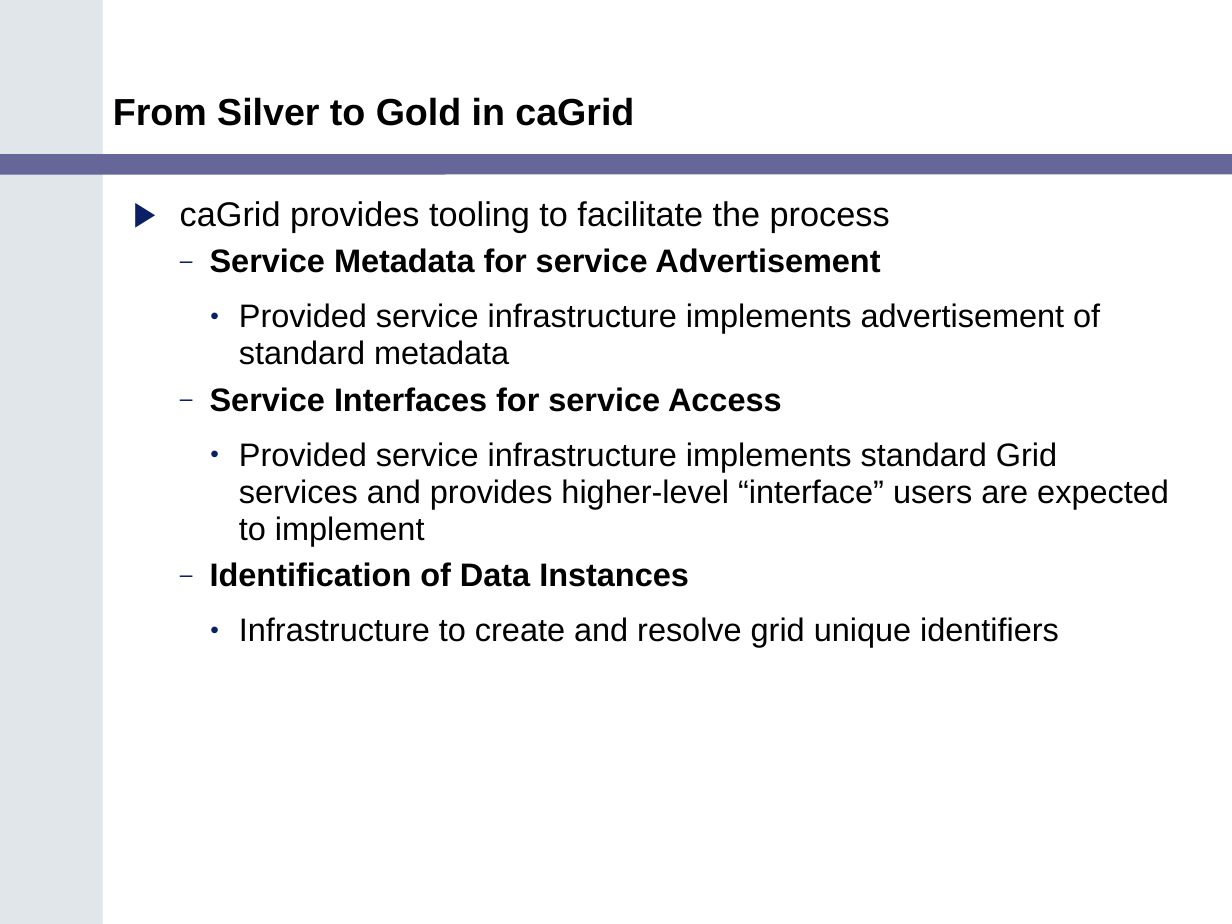
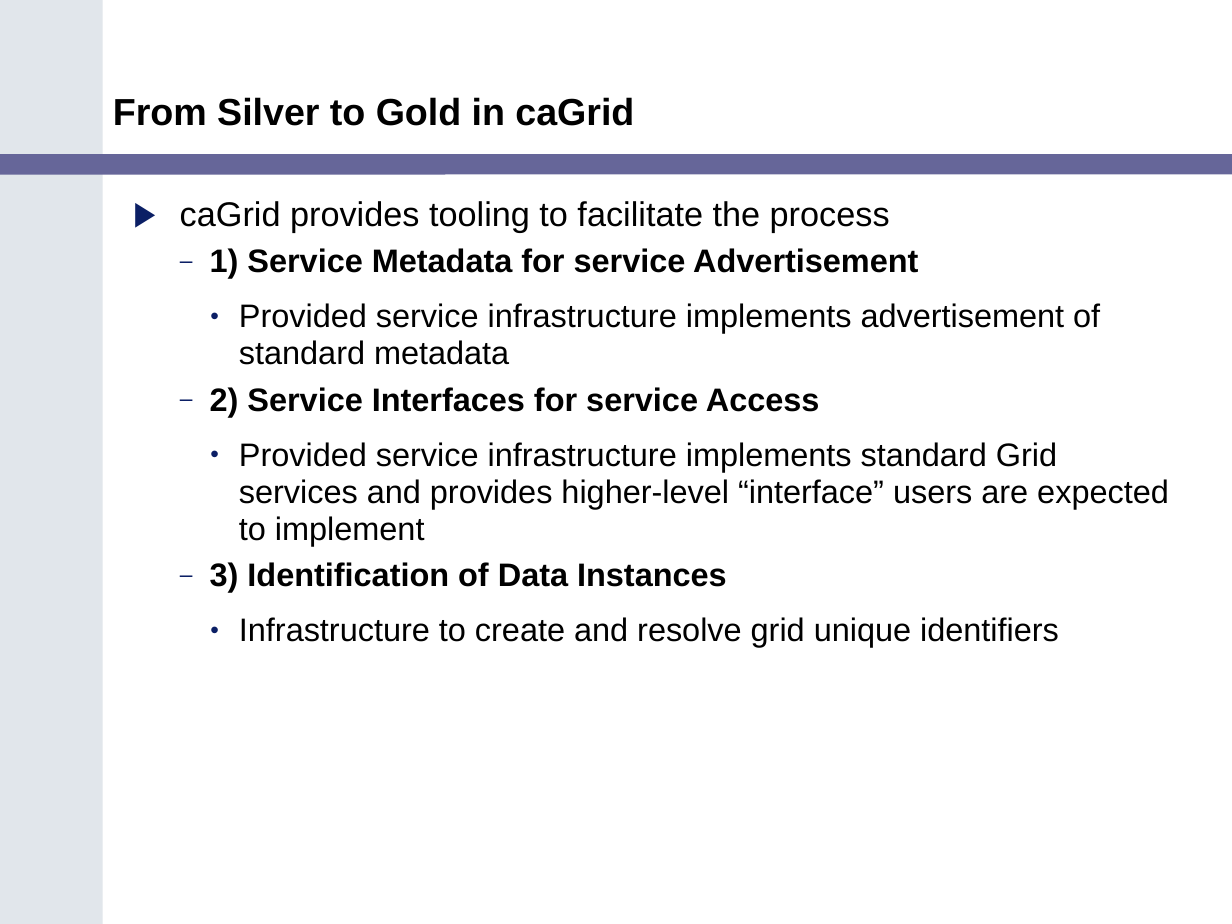
Before and after one commit to NCIP/cagrid-portal, a slide deck: slide 10 of cagrid-1-0/Documentation/presentations/200602_VCDE_ARCH/Gold_Review_Arch_VCDE_Feb1.ppt. Drawn at 1232x924 pixels with LibreOffice and Linux fonts; fonts in the diff are those of the drawing; background and template pictures are left out. Boxes give left, top, right and bottom in pixels: in the first picture for what was removed or moved away, otherwise in the second. Text is boxed around its words. In the diff, an @@ line names an element or a change of style, - is before the commit and + after.

```diff
--- a/cagrid-1-0/Documentation/presentations/200602_VCDE_ARCH/Gold_Review_Arch_VCDE_Feb1.ppt
+++ b/cagrid-1-0/Documentation/presentations/200602_VCDE_ARCH/Gold_Review_Arch_VCDE_Feb1.ppt
@@ text at [210,248,918,278]: text changed @@
-  – Service Metadata for service Advertisement
+  – 1) Service Metadata for service Advertisement
@@ text at [210,387,820,417]: text changed @@
-  – Service Interfaces for service Access
+  – 2) Service Interfaces for service Access
@@ text at [210,562,727,592]: text changed @@
-  – Identification of Data Instances
+  – 3) Identification of Data Instances
```
Also in this commit, not shown: 9 other slides changed, 2 slides added, 1 slide removed.
